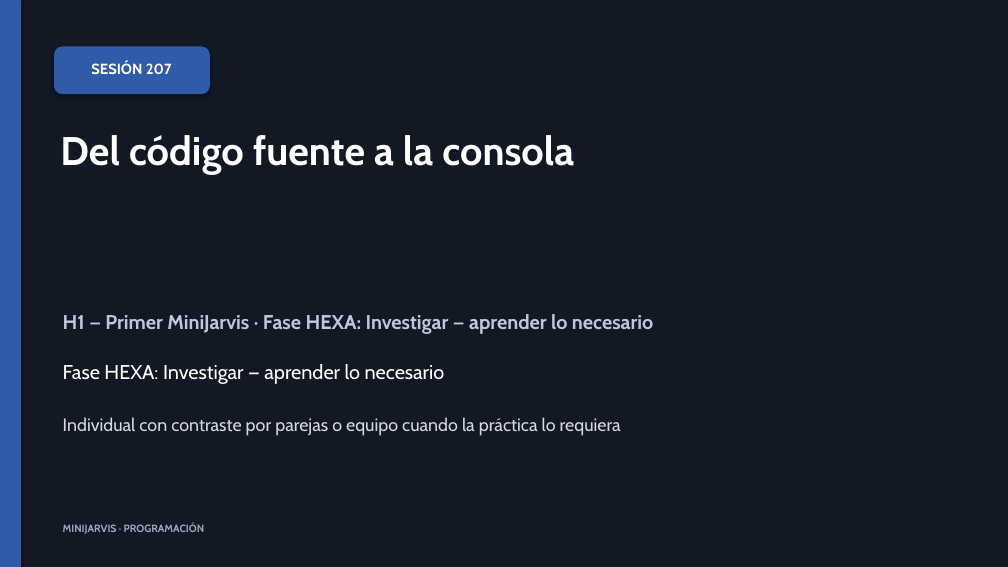
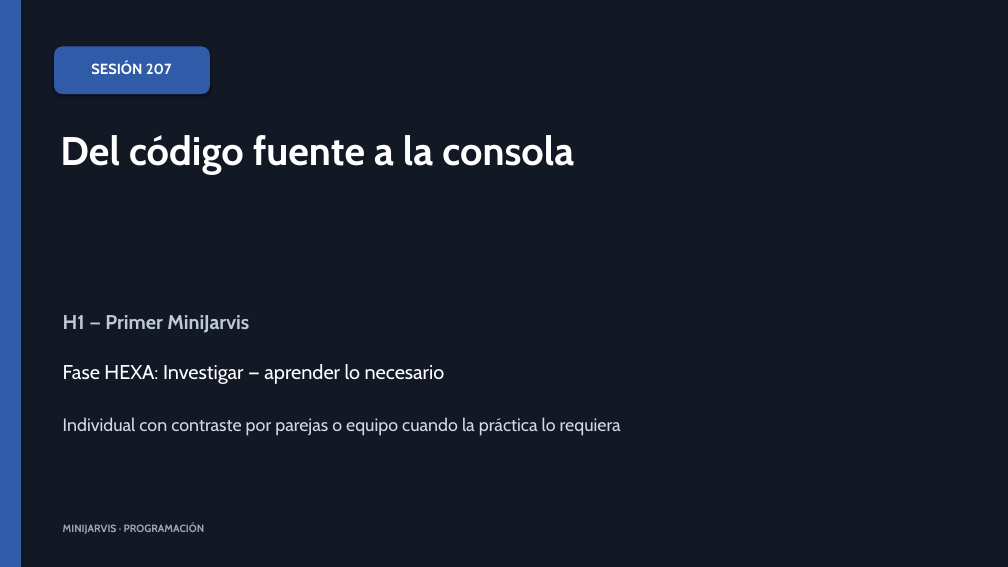
Before and after one commit to llombardero/curso-26-27, a slide deck: slide 1 of 02-PROFESORADO/03-PRESENTACIONES/POR-SESION/h1/S207-entorno-de-trabajo-intellij-proyecto-y-ejecucion-presentacion.pptx. Drawn at 1008x567 pixels with LibreOffice and Linux fonts; fonts in the diff are those of the drawing. Boxes give left, top, right and bottom in pixels: in the first picture for what was removed or moved away, otherwise in the second. Text is boxed around its words. In the diff, an @@ line names an element or a change of style, - is before the commit and + after.

```diff
--- a/02-PROFESORADO/03-PRESENTACIONES/POR-SESION/h1/S207-entorno-de-trabajo-intellij-proyecto-y-ejecucion-presentacion.pptx
+++ b/02-PROFESORADO/03-PRESENTACIONES/POR-SESION/h1/S207-entorno-de-trabajo-intellij-proyecto-y-ejecucion-presentacion.pptx
@@ text at [63, 315, 249, 333]: text changed @@
-H1 — Primer MiniJarvis · Fase HEXA: Investigar — aprender lo necesario
+H1 — Primer MiniJarvis
```
Also in this commit, not shown: 3 other slides changed, 5 slides added, 5 slides removed, 41 other files.
